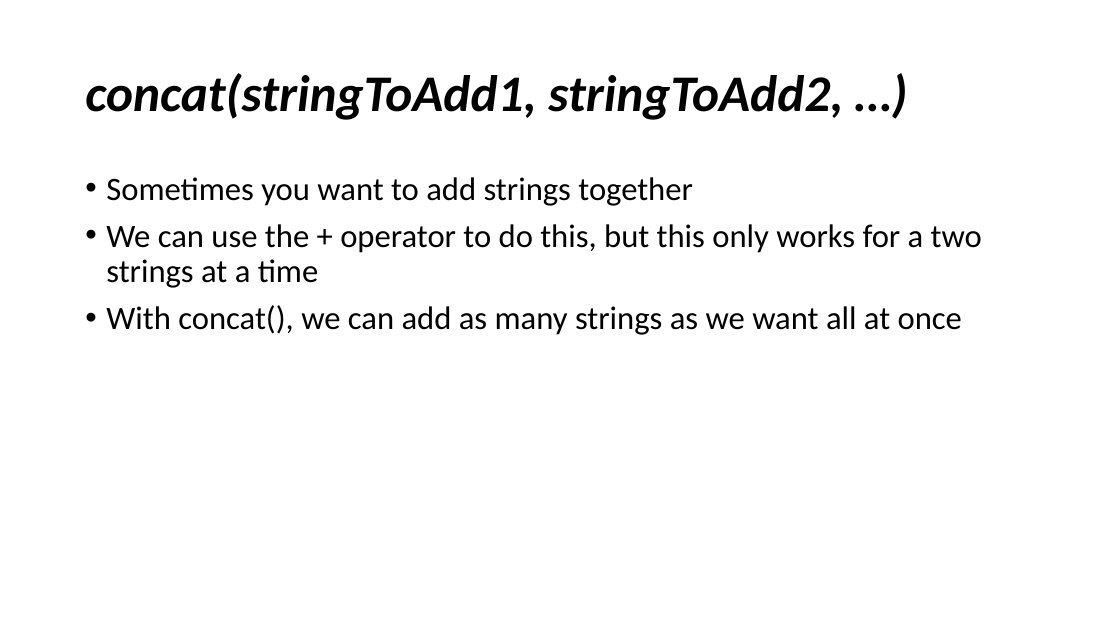
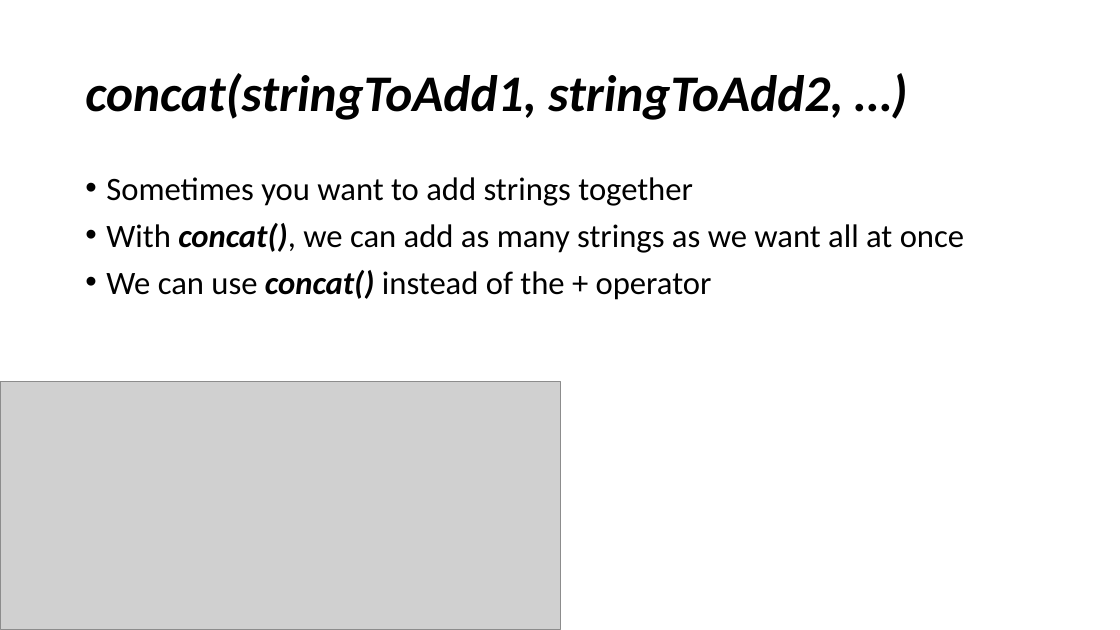
Before and after one commit to YWCANWIL-TechLab/Module4-DataTypes-Day1, a slide deck: slide 25 of slides/Strings.pptx (slide 26 before the commit). Drawn at 1120x630 pixels with LibreOffice and Linux fonts; fonts in the diff are those of the drawing; grey boxes stand for pictures. Boxes give left, top, right and bottom in pixels: in the first picture for what was removed or moved away, otherwise in the second. Text is boxed around its words. In the diff, an @@ line names an element or a change of style, - is before the commit and + after.

```diff
--- a/slides/Strings.pptx
+++ b/slides/Strings.pptx
@@ text at [106, 224, 982, 288]: paragraph removed @@
-• We can use the + operator to do this, but this only works for a two strings at a time
@@ text at [106, 223, 964, 253]: bold on, italic on in "concat()," @@
@@ text at [106, 270, 712, 300]: paragraph added @@
+• We can use concat() instead of the + operator
@@ picture added at [0, 381, 560, 629] @@
```
Also in this commit, not shown: 16 other slides changed, 1 slide added, 3 slides removed.
